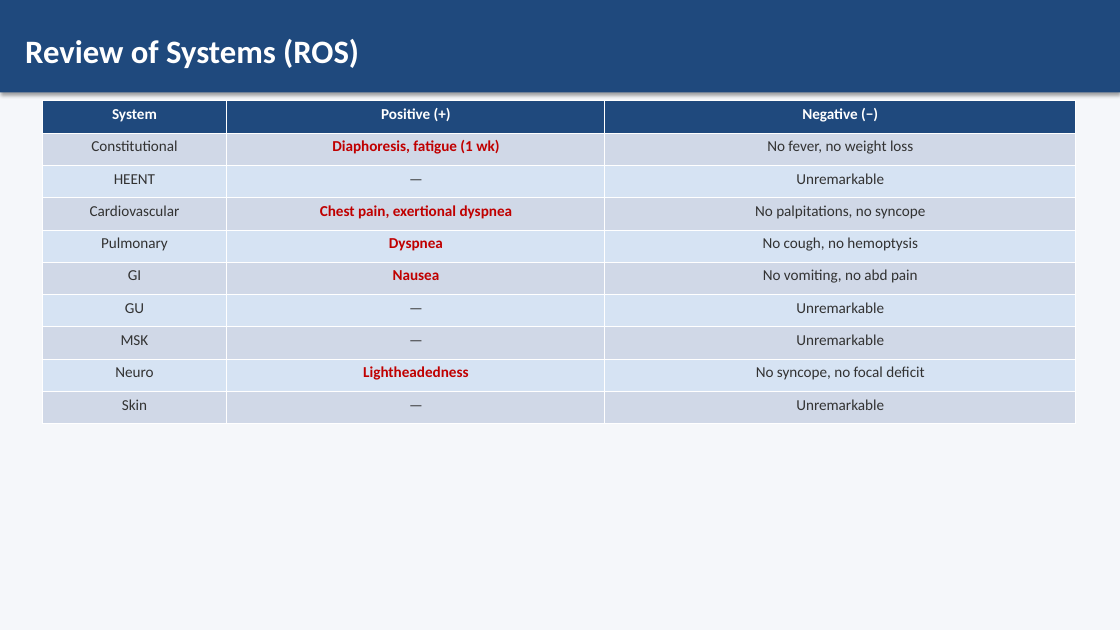
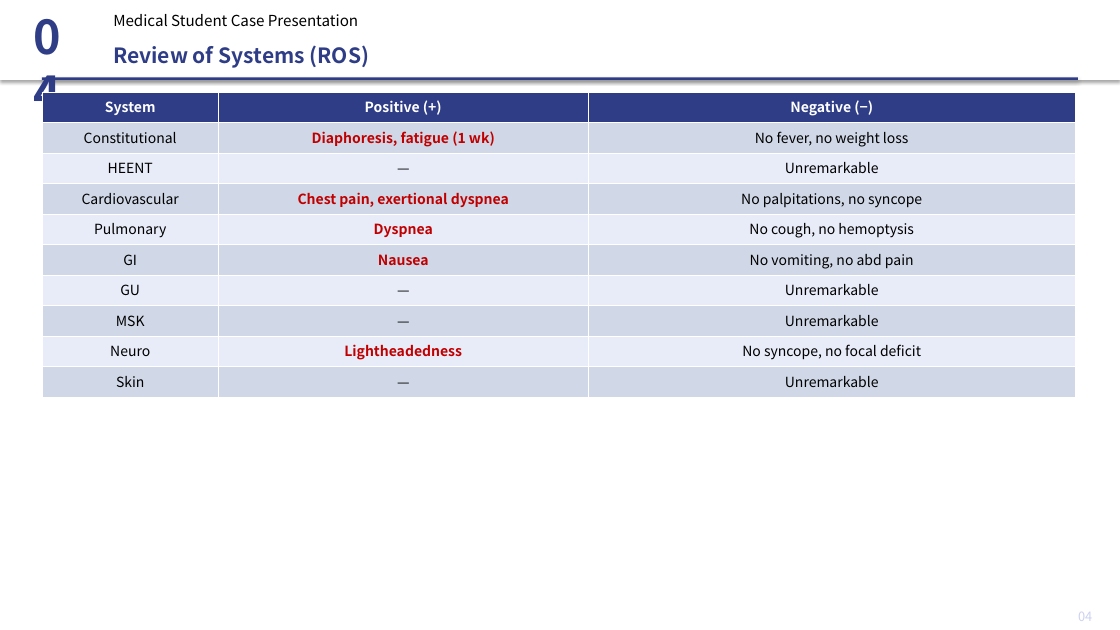
Before and after one commit to p16791918-lab/endo, a slide deck: slide 5 of case_MI.pptx. Drawn at 1120x630 pixels with LibreOffice and Linux fonts; fonts in the diff are those of the drawing. Boxes give left, top, right and bottom in pixels: in the first picture for what was removed or moved away, otherwise in the second. Text is boxed around its words. In the diff, an @@ line names an element or a change of style, - is before the commit and + after.

```diff
--- a/case_MI.pptx
+++ b/case_MI.pptx
@@ rectangle at (0,0,1120,630): fill #F5F7FA to #FFFFFF @@
@@ rectangle added at (0,0,1120,80), fill #FFFFFF @@
@@ text added at (25,4,92,76), 40 pt, text #2E3D86, bold @@
+04
@@ text added at (113,14,358,26), 13 pt, text #000000 @@
+Medical Student Case Presentation
@@ text "Review of Systems (ROS)": place and size @@
-text "Review of Systems (ROS)" at (0,0,1120,92)
+text "Review of Systems (ROS)" at (113,45,369,68)
@@ text "Review of Systems (ROS)" at (113,45,369,68): size 28 to 18 pt, font Calibri to Noto Sans CJK KR, text colour #FFFFFF to #2E3D86; vertical alignment middle to top; fill #1F497D to none; shadow off @@
@@ rectangle added at (42,77,1078,80), fill #2E3D86 @@
@@ table at (42,92,1075,397) @@
@@ fill #1F497D to #2E3D86 in row 1 @@
@@ fill #D6E3F3 to #E8EBF8 in 12 cells @@
@@ size 13 to 12 pt, font Calibri to Noto Sans CJK KR @@
@@ text colour #323232 to #000000 in "Constitutional", "No fever, no weight loss", "HEENT", "—" and 18 more places @@
@@ table: place and size @@
-table at (42,101,1075,424)
+table at (42,92,1075,397)
@@ text added at (1078,612,1092,621), 11 pt, text #CCD2F0 @@
+04
```
Also in this commit, not shown: 11 other slides changed, 1 other file.
